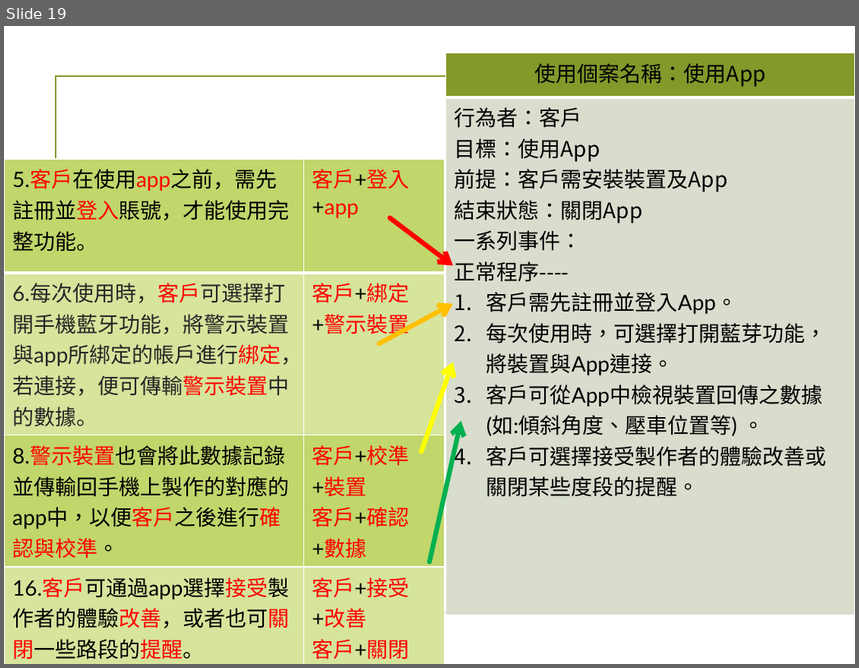
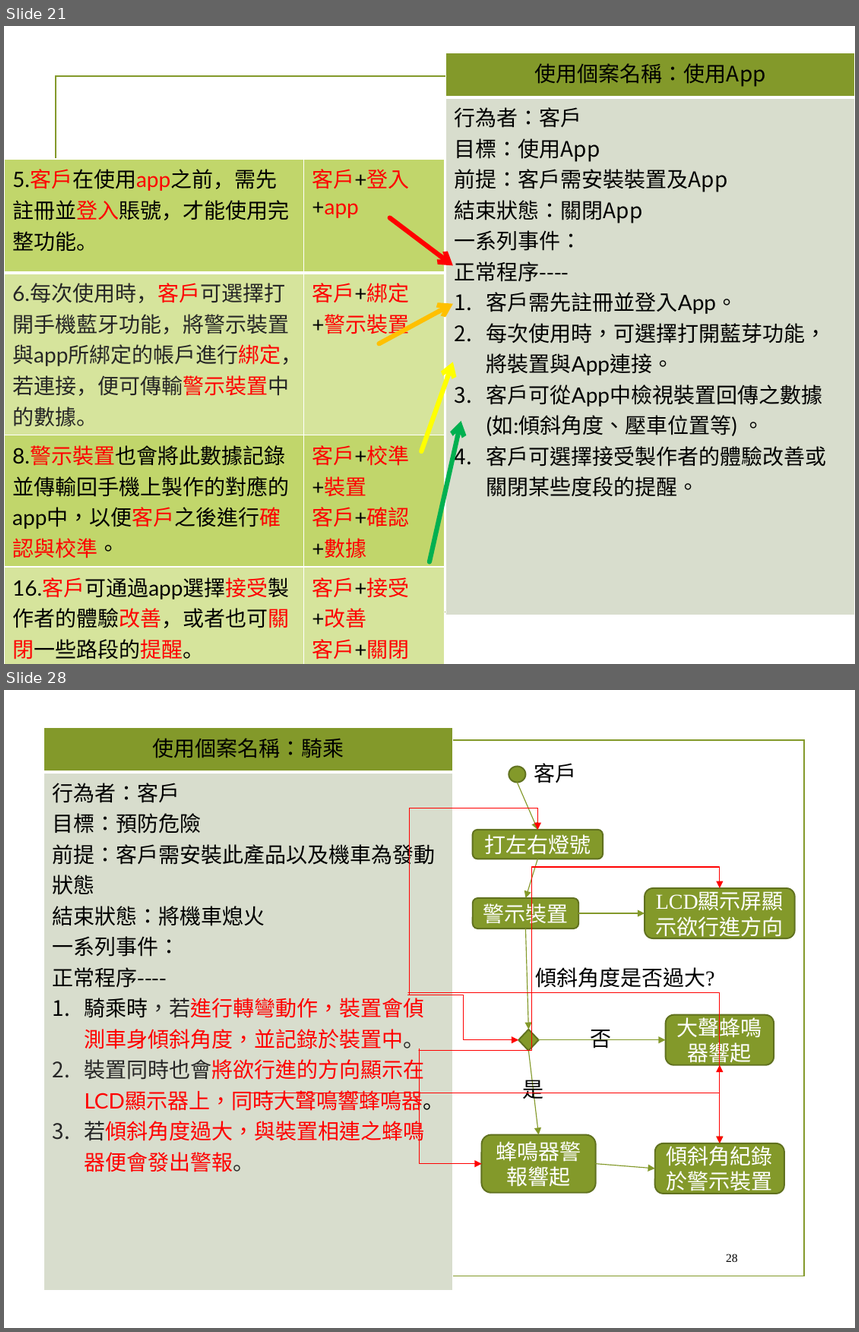
Before and after one commit to chandlerkuo/sharepee, a slide deck: 陀螺儀機車警示裝置.pptx. Shown one above the other, each under a label of ours: slide 19 before the commit, slides 21 and 28 after it; the slides between them are not shown. The pictures are 859x668 and 859x1332 pixels, drawn with LibreOffice and Linux fonts; fonts in the diff are those of the drawing; background and template pictures are left out. Boxes give left, top, right and bottom in pixels: in the first picture for what was removed or moved away, otherwise in the second. Text is boxed around its words. In the diff, an @@ line names an element or a change of style, - is before the commit and + after.

Commit message:
Update 陀螺儀機車警示裝置.pptx
加入使用個案圖

```diff
--- a/陀螺儀機車警示裝置.pptx
+++ b/陀螺儀機車警示裝置.pptx
@@ slide 28 added at (4, 690, 855, 1328), background picture (left out); not listed: 1 template element that a slide beside it also shows @@
@@ table added at (44, 727, 453, 1290), 2 rows, 1 columns @@
+使用個案名稱：騎乘
+行為者：客戶 / 目標：預防危險 / 前提：客戶需安裝此產品以及機車為發動狀態 / 結束狀態：將機車熄火 / 一系列事件： / 正常程序---- / 騎乘時，若進行轉彎動作，裝置會偵測車身傾斜角度，並記錄於裝置中。 / 裝置同時也會將欲行進的方向顯示在LCD顯示器上，同時大聲鳴響蜂鳴器。 / 若傾斜角度過大，與裝置相連之蜂鳴器便會發出警報。
@@ ellipse added at (509, 767, 526, 783), fill #83992A, outline #61711F 1.25 pt @@
@@ text added at (534, 763, 576, 783), 18 pt, text #000000 @@
+客戶
@@ arrow added from (517, 783) to (538, 830), #83992A 0.75 pt @@
@@ elbow arrow added from (410, 995) to (538, 830), #FF0000 0.75 pt @@
@@ rounded rectangle added at (473, 830, 603, 859), fill #83992A, outline #61711F 1.25 pt, 18 pt, text #FFFFFF @@
+打左右燈號
@@ elbow arrow added from (418, 1051) to (720, 888), #FF0000 0.75 pt @@
@@ arrow added from (538, 859) to (526, 898), #83992A 0.75 pt @@
@@ rounded rectangle added at (645, 888, 794, 939), fill #83992A, outline #61711F 1.25 pt, 18 pt, text #FFFFFF @@
+LCD顯示屏顯示欲行進方向
@@ rounded rectangle added at (473, 898, 579, 929), fill #83992A, outline #61711F 1.25 pt, 18 pt, text #FFFFFF @@
+警示裝置
@@ arrow added from (579, 914) to (645, 914), #83992A 0.75 pt @@
@@ arrow added from (526, 929) to (528, 1030), #83992A 0.75 pt @@
@@ text added at (535, 967, 715, 988), 18 pt, text #000000 @@
+傾斜角度是否過大?
@@ elbow arrow added from (408, 995) to (519, 1040), #FF0000 0.75 pt @@
@@ elbow arrow added from (408, 993) to (720, 1144), #FF0000 0.75 pt @@
@@ diamond added at (519, 1030, 539, 1051), fill #83992A, outline #61711F 1.25 pt @@
@@ text added at (590, 1030, 611, 1049), 18 pt, text #000000 @@
+否
@@ rounded rectangle added at (665, 1015, 773, 1065), fill #83992A, outline #61711F 1.25 pt, 18 pt, text #FFFFFF @@
+大聲蜂鳴器響起
@@ elbow arrow added from (420, 1049) to (481, 1164), #FF0000 0.75 pt @@
@@ arrow added from (528, 1051) to (538, 1135), #83992A 0.75 pt @@
@@ arrow added from (538, 1040) to (665, 1040), #83992A 0.75 pt @@
@@ elbow arrow added from (246, 1093) to (720, 1065), #FF0000 0.75 pt @@
@@ text added at (523, 1076, 544, 1103), 18 pt, text #000000 @@
+是
@@ arrow added from (720, 1065) to (720, 1144), #83992A 0.75 pt @@
@@ rounded rectangle added at (481, 1135, 595, 1193), fill #83992A, outline #61711F 1.25 pt, 18 pt, text #FFFFFF @@
+蜂鳴器警報響起
@@ rounded rectangle added at (655, 1144, 785, 1194), fill #83992A, outline #61711F 1.25 pt, 18 pt, text #FFFFFF @@
+傾斜角紀錄於警示裝置
@@ arrow added from (595, 1164) to (655, 1168), #83992A 0.75 pt @@
@@ page number added at (726, 1254, 738, 1262), 10 pt, text #000000 @@
+28
@@ what was slide 19 is now slide 21 @@
```
Also in this commit, not shown: 2 slides changed, 10 other slides added.
